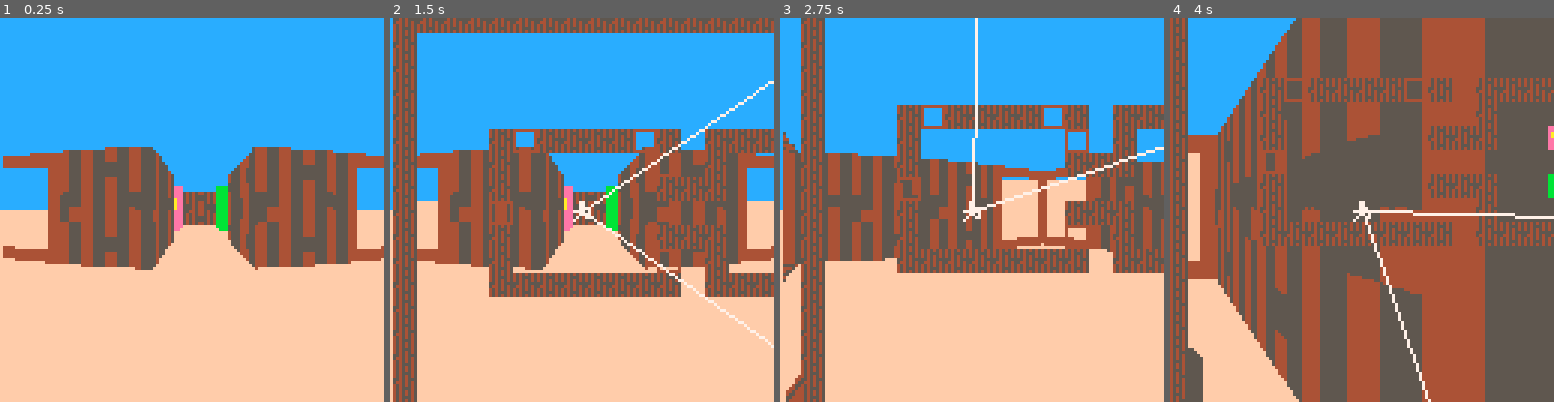
Above: before the commit, frames 1-4 (left to right).
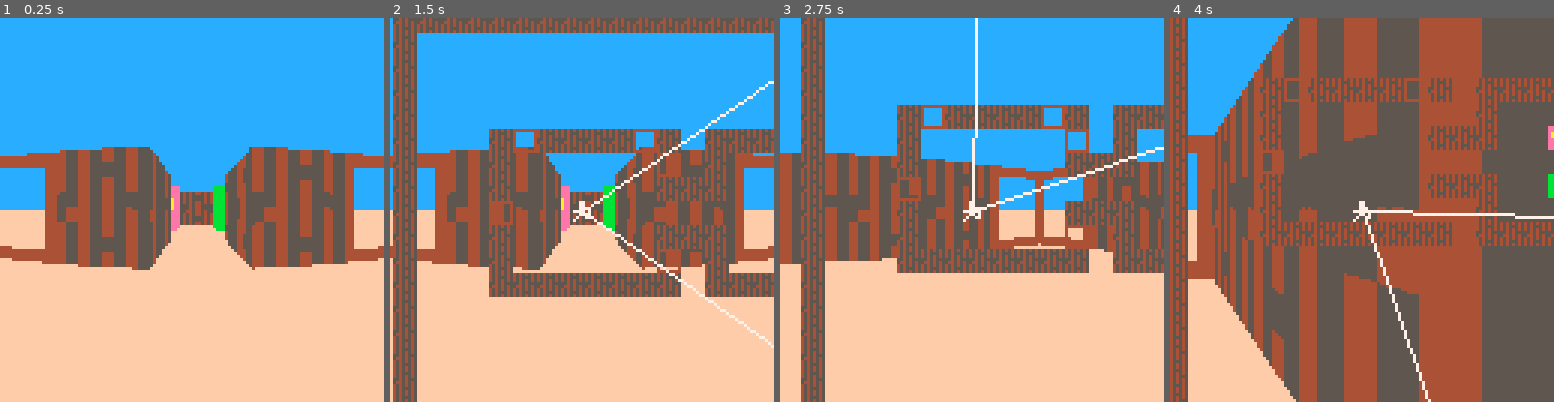
Above: after the commit, the same moments.

Repository: RicoP/picowiese
Game: PICO-8 cartridge wolf.p8
Same seed, same stepped clock (60 frames per second), same inputs: the game is played once before the commit and once after it.
Inputs:
- Up to frame 1 (0.25 s): no input
- Up to frame 2 (1.5 s): tap X (X key) at 1.07 s
- Up to frame 3 (2.75 s): hold Left 1.97-2.37 s; tap X (X key) at 2.07, 2.4, 2.73 s; hold Down from 2.42 s (still down)
- Up to frame 4 (4 s): release Down at 2.82 s; hold Right 2.87-3.53 s; tap X (X key) at 3.07, 3.4, 3.73 s; hold Up from 3.58 s (still down)

The runs differ from the first frame. In frame 1, 6.2% of the frame differs, in the area x 0-100%, y 33-66%; in frame 2, 5.1%; in frame 3, 6.1%; in frame 4, 9.4%, in the area x 4-83%, y 0-100%.

Commit message:
fix graphic glitch

Diff:
--- a/wolf.p8
+++ b/wolf.p8
@@ -58,11 +58,11 @@
 end
 
 function draw_game()
+ camera()
  rectfill(0,0,128,64,12)
  rectfill(0,64,128,128,15)
- camera()
  local a = p.angle+fov/2
- for x=1,128 do
+ for x=0,127 do
   local camx= -1+2*x/128
   --maybe work with a plane here
   local rayx,rayy=rotate(1,0,a)
